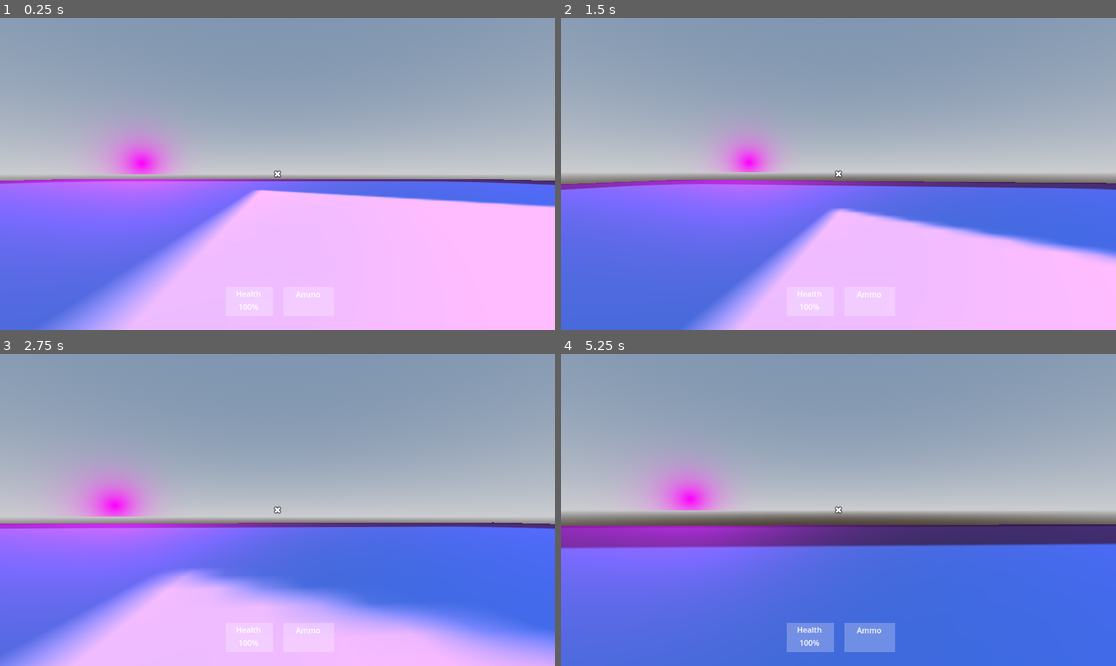
Above: before the commit, frames 1-4 (two rows, left to right).
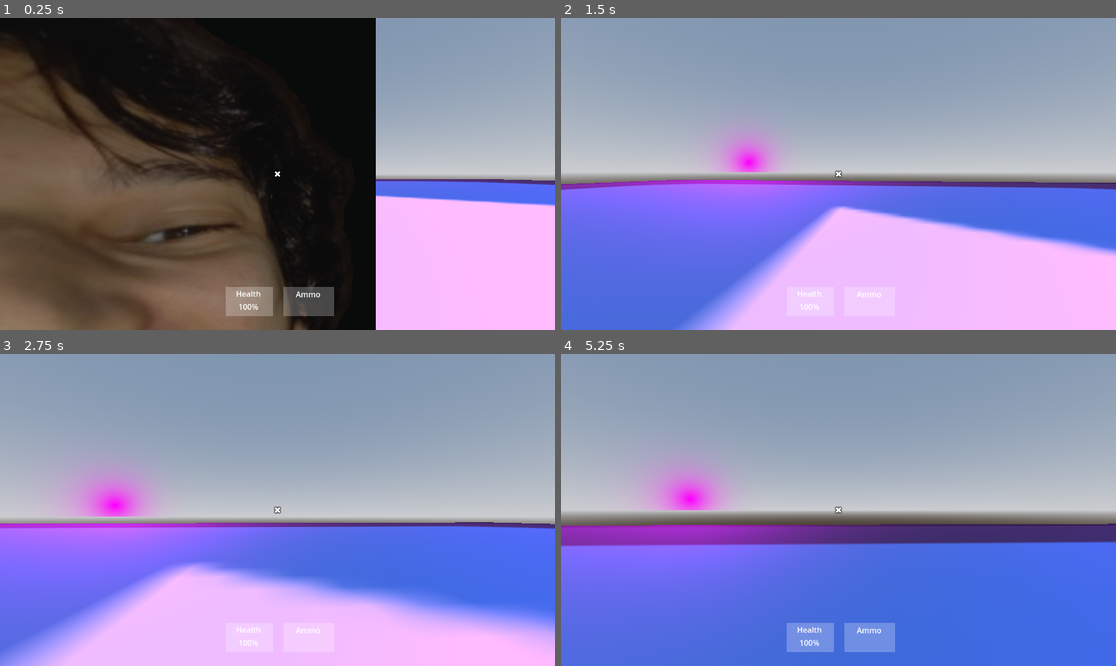
Above: after the commit, the same moments.

Repository: felipepreuss/mnemonic.dream
Game: Godot game, scene res://Scenes/level.tscn
The game is run twice, just before and just after one commit, with the same random seed, the same clock (stepped at 60 frames per second) and the same inputs. The engine's default icon, where the game draws it, is replaced by a stand-in: a white triangle on a blue panel in a dark square.
Inputs (mouse positions are in pixels of both pictures, inside the frame that each line leads up to):
- Up to frame 1 (0.25 s): no input
- Up to frame 2 (1.5 s): move the mouse to (866, 174) at 0.52 s; press the mouse at (866, 174) at 0.53 s; hold W (Forward) from 0.53 s (still down); tap Space (Jump) at 0.77 s; move the mouse to (810, 174) at 1.27 s; release the mouse at (810, 174) at 1.28 s; click (810, 174) at 1.35 s
- Up to frame 3 (2.75 s): keep holding W (Forward); tap Space (Jump) at 1.52 s; move the mouse to (288, 503) at 2.02 s; press the mouse at (288, 503) at 2.03 s; tap 0 at 2.1 s
- Up to frame 4 (5.25 s): keep holding W (Forward); move the mouse to (832, 516) at 2.77 s; release the mouse at (832, 516) at 2.78 s; click (832, 516) at 2.85 s; tap Space (Jump) at 3.02, 3.77, 4.52 s; move the mouse to (877, 513) at 3.52 s; press the mouse at (877, 513) at 3.53 s; move the mouse to (794, 506) at 4.27 s; release the mouse at (794, 506) at 4.28 s; tap 0 at 4.35 s; click (794, 506) at 4.55 s; move the mouse to (844, 510) at 5.02 s; press the mouse at (844, 510) at 5.03 s

The runs differ from the first frame. In frame 1, 68% of the frame differs, in the area x 0-100%, y 0-100%; in frame 2, 1.7%; in frame 3, 9.0%; in frame 4, 1.2%.

Commit message:
WEAPON SYSTEM PROTOTYPE (done)

Diff:
--- a/Scenes/enemy.tscn
+++ b/Scenes/enemy.tscn
@@ -12,7 +12,7 @@
 [sub_resource type="ConvexPolygonShape3D" id="ConvexPolygonShape3D_1f0kj"]
 points = PackedVector3Array(-1.01587, -1.01587, -0.015873, 1.01587, 1.01587, 0.015873, 1.01587, 1.01587, -0.015873, -1.01587, 1.01587, 0.015873, 1.01587, -1.01587, 0.015873, 1.01587, -1.01587, -0.015873, -1.01587, 1.01587, -0.015873, -1.01587, -1.01587, 0.015873)
 
-[node name="Enemy" type="CharacterBody3D"]
+[node name="Enemy" type="CharacterBody3D" groups=["Enemy"]]
 script = ExtResource("1_7k104")
 
 [node name="MeshInstance3D" type="MeshInstance3D" parent="."]
@@ -20,6 +20,6 @@
 material_override = SubResource("StandardMaterial3D_afpow")
 mesh = SubResource("QuadMesh_287tu")
 
-[node name="CollisionShape3D" type="CollisionShape3D" parent="."]
+[node name="CollisionShape3D" type="CollisionShape3D" parent="." groups=["Enemy"]]
 transform = Transform3D(-0.992016, 0, 0.126112, 0, 1, 0, -0.126112, 0, -0.992016, 0, 0.664997, 0)
 shape = SubResource("ConvexPolygonShape3D_1f0kj")
--- a/Scenes/level.tscn
+++ b/Scenes/level.tscn
@@ -1,7 +1,8 @@
-[gd_scene load_steps=7 format=3 uid="uid://dcj0cgtntcnla"]
+[gd_scene load_steps=8 format=3 uid="uid://dcj0cgtntcnla"]
 
 [ext_resource type="Texture2D" uid="uid://nwqncmry4ug2" path="res://Assets/icon.svg" id="1_k5f4k"]
 [ext_resource type="PackedScene" uid="uid://c0q52hnxwbxdo" path="res://Scenes/player.tscn" id="2_6phgx"]
+[ext_resource type="PackedScene" uid="uid://ben12aetap0mp" path="res://Scenes/enemy.tscn" id="3_6phgx"]
 
 [sub_resource type="ProceduralSkyMaterial" id="ProceduralSkyMaterial_u52ul"]
 sky_horizon_color = Color(0.662243, 0.671743, 0.686743, 1)
@@ -35,3 +36,6 @@
 size = Vector3(100, 1, 100)
 
 [node name="player" parent="." instance=ExtResource("2_6phgx")]
+
+[node name="Enemy" parent="." node_paths=PackedStringArray("player") instance=ExtResource("3_6phgx")]
+player = NodePath("../player")
--- a/Scenes/pistol.tscn
+++ b/Scenes/pistol.tscn
@@ -1,10 +1,16 @@
 [gd_scene load_steps=3 format=3 uid="uid://dvgtj7ysdismb"]
 
-[ext_resource type="Script" uid="uid://cme4um2042nwv" path="res://Script/weapon_class.gd" id="1_bttkv"]
 [ext_resource type="PackedScene" uid="uid://c4c6pxj54c53y" path="res://Assets/pistol.glb" id="2_6e3nq"]
 
+[sub_resource type="GDScript" id="GDScript_j1qo2"]
+script/source = "extends WeaponsManager
+
+func _physics_process(delta: float) -> void:
+	shooting(ray,lerp(5,20,5))
+"
+
 [node name="Pistol" type="Node3D" node_paths=PackedStringArray("ray")]
-script = ExtResource("1_bttkv")
+script = SubResource("GDScript_j1qo2")
 current_ammo = 12
 ammo = 36
 max_ammo = 12
@@ -16,3 +22,5 @@
 transform = Transform3D(1, 0, 0, 0, 1, 0, 0, 0, 1, -0.0375909, -1.19209e-07, 0.00939655)
 
 [node name="RayCast3D" type="RayCast3D" parent="."]
+transform = Transform3D(1, 0, 0, 0, 1, 0, 0, 0, 1, 0, 0.0790563, -5.06008)
+target_position = Vector3(0, 0, 5)
--- a/Scenes/shot_gun.tscn
+++ b/Scenes/shot_gun.tscn
@@ -2,7 +2,6 @@
 
 [ext_resource type="Script" uid="uid://cg8s21twqa7np" path="res://Script/shot_gun.gd" id="1_mdamf"]
 [ext_resource type="PackedScene" uid="uid://dfqi5j2jabl11" path="res://Assets/shotgun.glb" id="2_syoir"]
-
 
 [node name="Shotgun" type="Node3D" node_paths=PackedStringArray("raycontainer", "raio")]
 script = ExtResource("1_mdamf")
@@ -18,15 +17,22 @@
 [node name="blaster-r2" parent="." instance=ExtResource("2_syoir")]
 
 [node name="Raycontainer" type="Node3D" parent="."]
+transform = Transform3D(1, 0, 0, 0, 1, 0, 0, 0, 1, 0, 0.077313, -0.392731)
 
 [node name="ray1" type="RayCast3D" parent="Raycontainer"]
+target_position = Vector3(0, 0, -20.5)
 
 [node name="ray2" type="RayCast3D" parent="Raycontainer"]
+target_position = Vector3(0, 0, -20.5)
 
 [node name="ray3" type="RayCast3D" parent="Raycontainer"]
+target_position = Vector3(0, 0, -20.5)
 
 [node name="ray4" type="RayCast3D" parent="Raycontainer"]
+target_position = Vector3(0, 0, -20.5)
 
 [node name="ray5" type="RayCast3D" parent="Raycontainer"]
+target_position = Vector3(0, 0, -20.5)
 
 [node name="ray6" type="RayCast3D" parent="Raycontainer"]
+target_position = Vector3(0, 0, -20.5)
--- a/Scenes/smg.tscn
+++ b/Scenes/smg.tscn
@@ -1,14 +1,21 @@
 [gd_scene load_steps=3 format=3 uid="uid://fhmux8ryyl36"]
 
-[ext_resource type="Script" uid="uid://cme4um2042nwv" path="res://Script/weapon_class.gd" id="1_jsj7r"]
 [ext_resource type="PackedScene" uid="uid://c16ce1bg1ykyt" path="res://Assets/machine_gun.glb" id="2_sfvq1"]
 
-[node name="MachineGun" type="Node3D"]
-script = ExtResource("1_jsj7r")
+[sub_resource type="GDScript" id="GDScript_2ecjt"]
+script/source = "extends WeaponsManager
+var damage:int
+func _physics_process(delta: float) -> void:
+	shooting(ray,lerp(5,20,damage))
+"
+
+[node name="MachineGun" type="Node3D" node_paths=PackedStringArray("ray")]
+script = SubResource("GDScript_2ecjt")
 auto = true
 current_ammo = 25
 ammo = 200
 max_ammo = 25
+ray = NodePath("RayCast3D")
 number_balas = 1
 metadata/_custom_type_script = "uid://cme4um2042nwv"
 
@@ -16,3 +23,5 @@
 transform = Transform3D(1, 0, 0, 0, 1, 0, 0, 0, 1, -0.0104096, 0, 0.188018)
 
 [node name="RayCast3D" type="RayCast3D" parent="."]
+transform = Transform3D(1, 0, 0, 0, 1, 0, 0, 0, 1, 0, 0.0683294, -4.71001)
+target_position = Vector3(0, 0, 5)
--- a/Script/weapon_class.gd
+++ b/Script/weapon_class.gd
@@ -91,8 +91,8 @@
 		print(current_gun.auto)
 
 func shooting(mira: RayCast3D, dano: int):
-	if mira.is_colliding():
-		var target = mira.get_collider()
+	var target = mira.get_collider()
+	if mira.get_collider()!= null:
 		if target.is_in_group('Enemy'):
 			target.calcularDano(dano)
 			print('Dano causado! Vida restante ', target.vida)
--- a/project.godot
+++ b/project.godot
@@ -14,6 +14,10 @@
 run/main_scene="uid://dcj0cgtntcnla"
 config/features=PackedStringArray("4.4", "GL Compatibility")
 config/icon="res://Assets/icon.svg"
+
+[global_group]
+
+Enemy=""
 
 [input]
 
